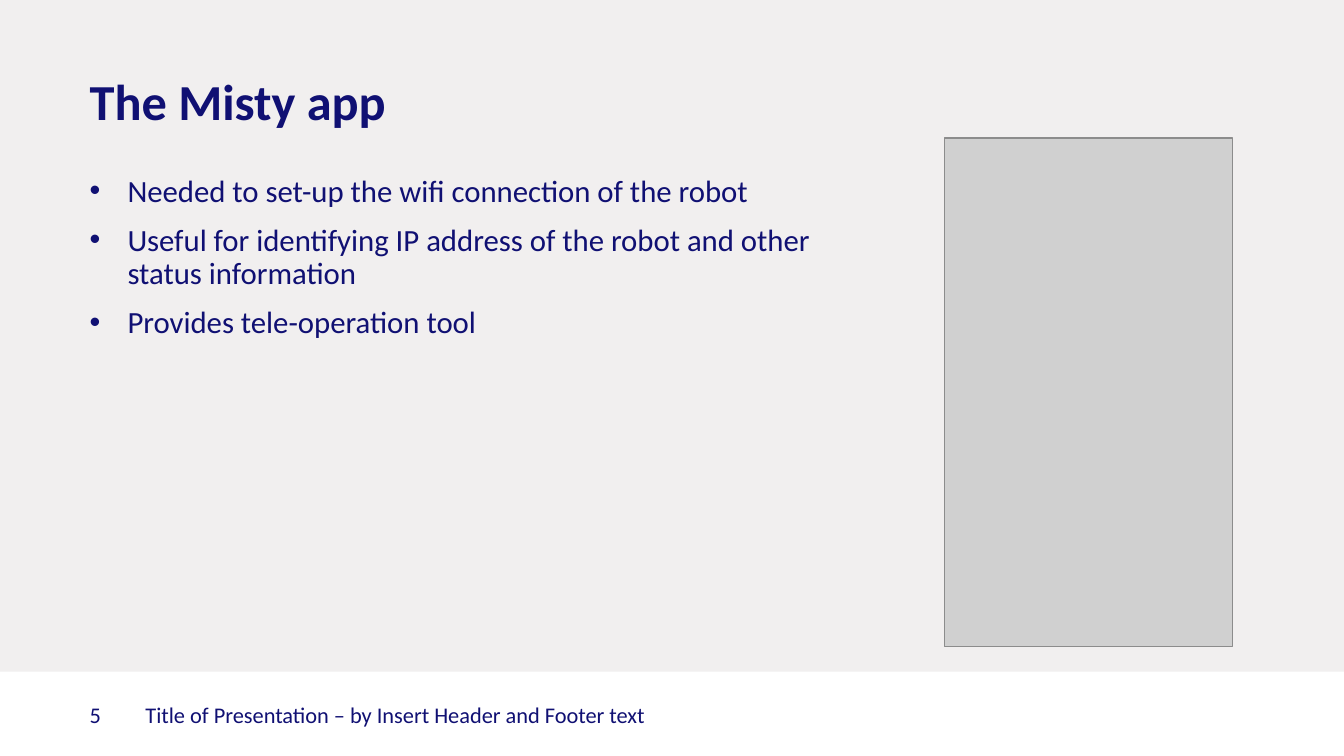
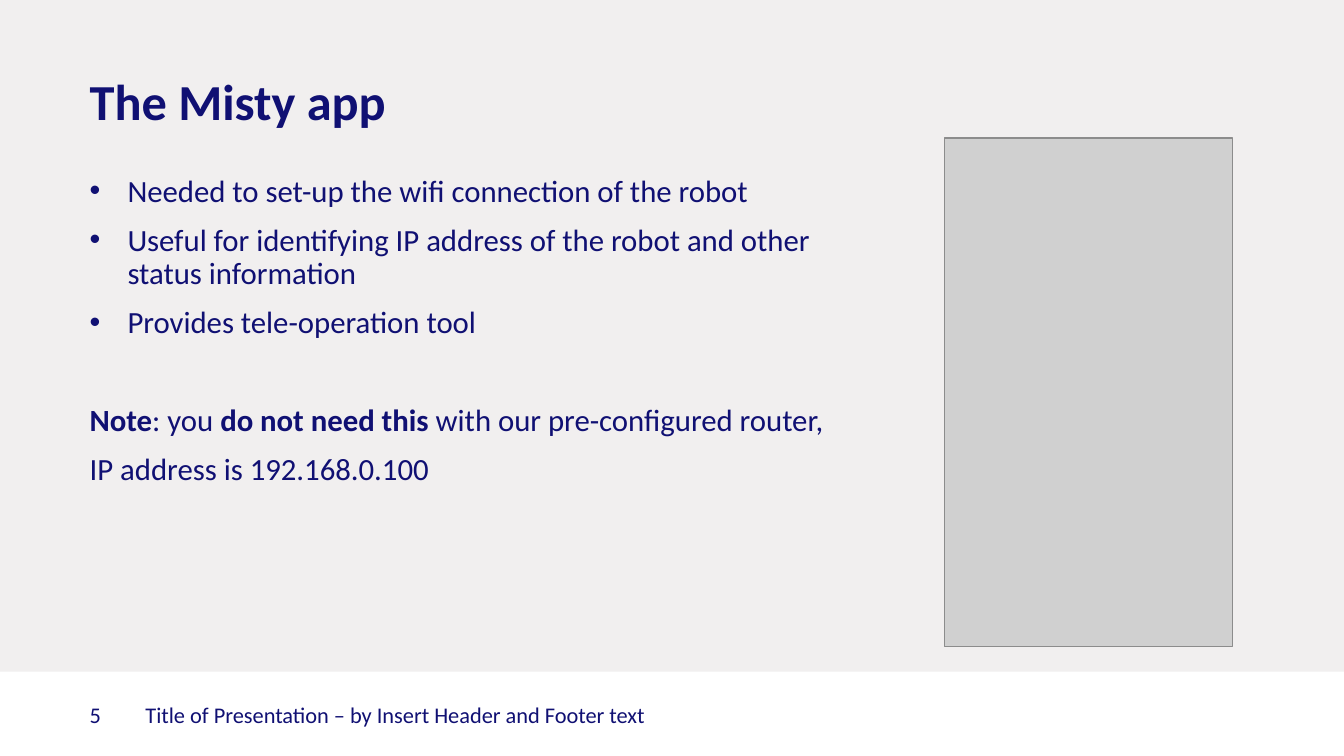
Before and after one commit to Rctue/nao-lib, a slide deck: slide 5 of Misty tutorial.pptx. Drawn at 1344x756 pixels with LibreOffice and Linux fonts; fonts in the diff are those of the drawing; grey boxes stand for pictures; background and template pictures are left out. Boxes give left, top, right and bottom in pixels: in the first picture for what was removed or moved away, otherwise in the second. Text is boxed around its words. In the diff, an @@ line names an element or a change of style, - is before the commit and + after.

```diff
--- a/Misty tutorial.pptx
+++ b/Misty tutorial.pptx
@@ text at box(90, 409, 824, 481): paragraphs added @@
+Note: you do not need this with our pre-configured router,
+IP address is 192.168.0.100
```
Also in this commit, not shown: 4 other slides changed, 4 slides added, 1 other file.
